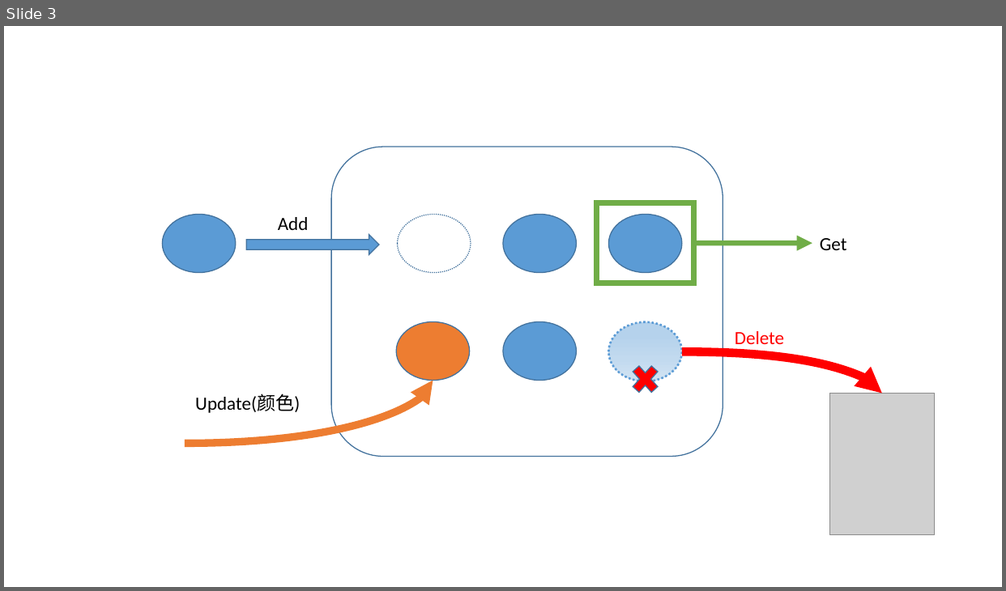
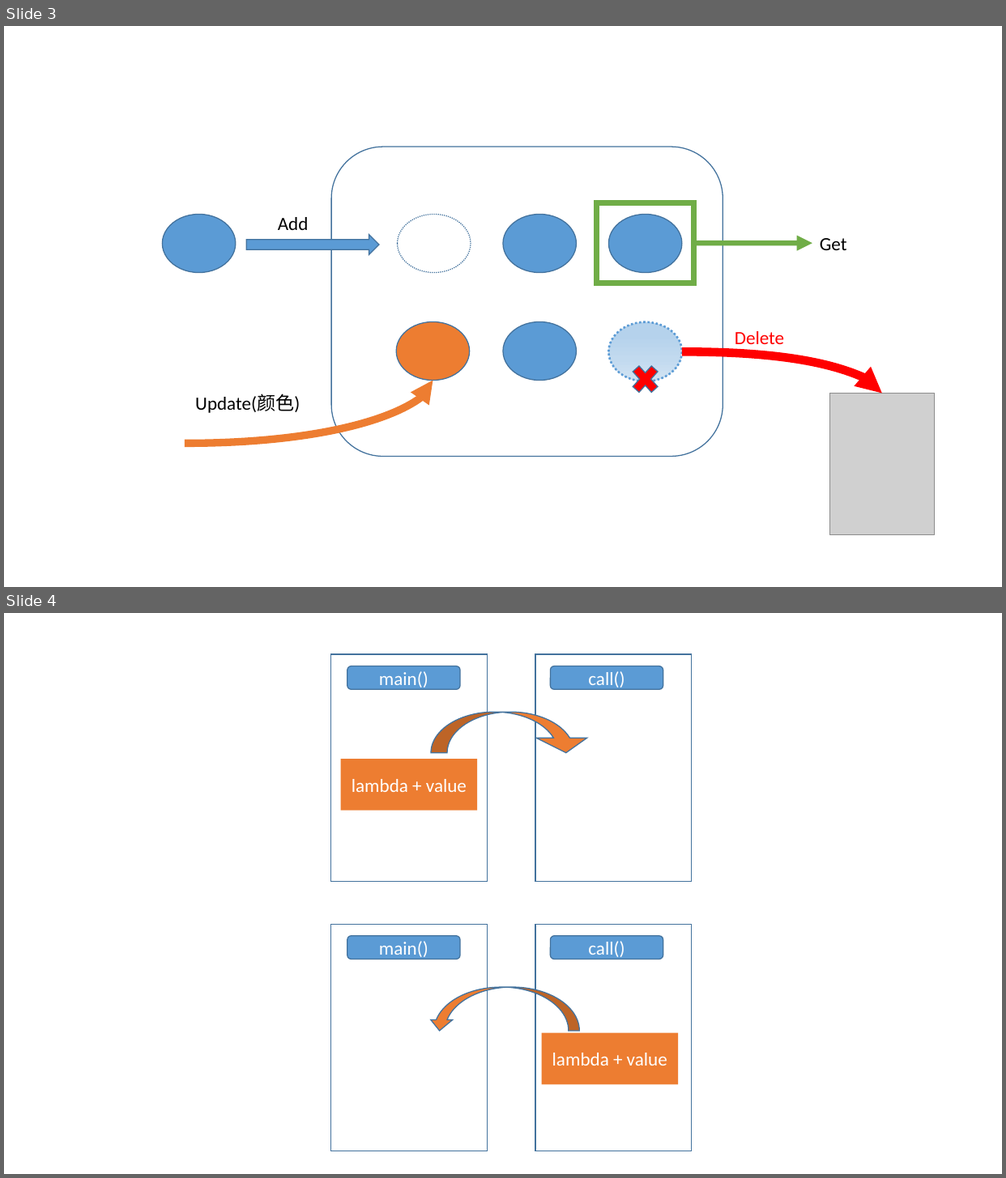
Before and after one commit to OrdinaryYZH/OrdinaryYZH.github.io, a slide deck: source/_posts/private/java/Temp.pptx. Shown one above the other, each under a label of ours: slide 3 before the commit, slides 3 and 4 after it. The pictures are 1006x591 and 1006x1178 pixels, drawn with LibreOffice and Linux fonts; fonts in the diff are those of the drawing; grey boxes stand for pictures. Boxes give left, top, right and bottom in pixels: in the first picture for what was removed or moved away, otherwise in the second. Text is boxed around its words. In the diff, an @@ line names an element or a change of style, - is before the commit and + after.

Commit message:
【Update】ppt

```diff
--- a/source/_posts/private/java/Temp.pptx
+++ b/source/_posts/private/java/Temp.pptx
@@ slide 4 added at (4,613,1002,1174), background #FFFFFF @@
@@ rectangle added at (331,654,487,881), outline #43739E 1 pt @@
@@ rectangle added at (535,654,691,881), outline #43739E 1 pt @@
@@ rounded rectangle added at (347,666,461,689), fill #5B9BD5, outline #43739E 1 pt, 18 pt, text #FFFFFF @@
+main()
@@ rounded rectangle added at (551,666,663,689), fill #5B9BD5, outline #43739E 1 pt, 18 pt, text #FFFFFF @@
+call()
@@ curved down arrow added at (431,712,591,753), fill #ED7D31, outline #43739E 1 pt @@
@@ rectangle added at (341,759,477,811), fill #ED7D31, 18 pt, text #FFFFFF @@
+lambda + value
@@ rectangle added at (331,924,487,1152), outline #43739E 1 pt @@
@@ rectangle added at (535,924,691,1152), outline #43739E 1 pt @@
@@ rounded rectangle added at (347,936,461,960), fill #5B9BD5, outline #43739E 1 pt, 18 pt, text #FFFFFF @@
+main()
@@ rounded rectangle added at (551,936,663,960), fill #5B9BD5, outline #43739E 1 pt, 18 pt, text #FFFFFF @@
+call()
@@ curved up arrow added at (428,987,579,1031), fill #ED7D31, outline #43739E 1 pt @@
@@ rectangle added at (542,1033,678,1084), fill #ED7D31, 18 pt, text #FFFFFF @@
+lambda + value
```
